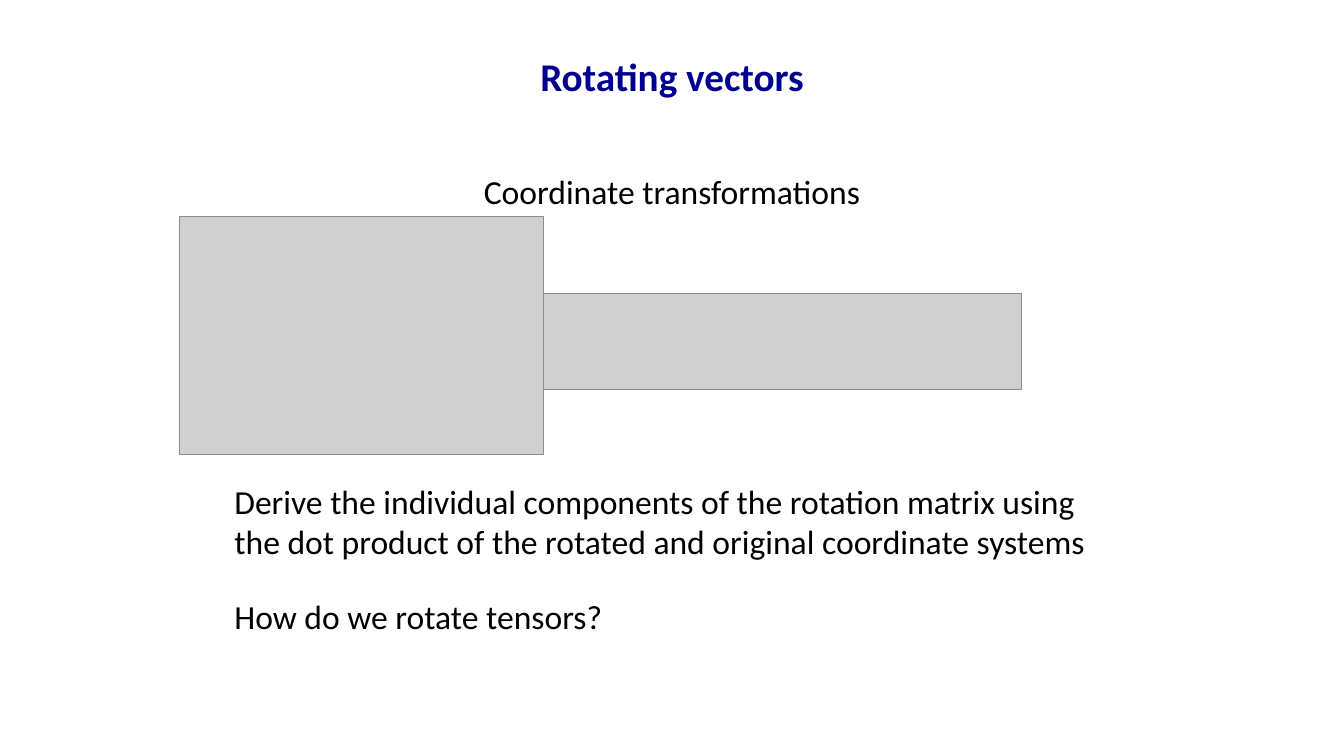
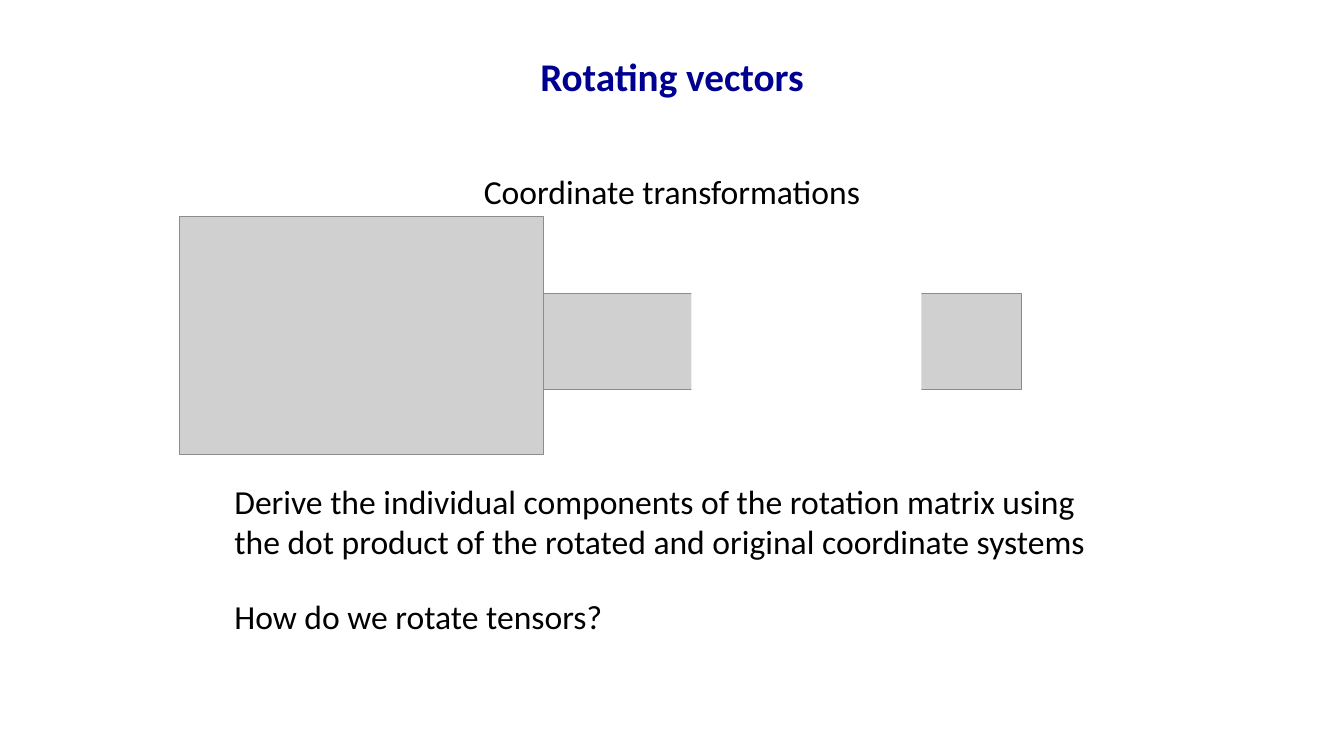
Before and after one commit to mallickrishg/solidmech_course, a slide deck: slide 10 of week1/week1_vectorcalculus.pptx (slide 9 before the commit). Drawn at 1344x756 pixels with LibreOffice and Linux fonts; fonts in the diff are those of the drawing; grey boxes stand for pictures. Boxes give left, top, right and bottom in pixels: in the first picture for what was removed or moved away, otherwise in the second. Text is boxed around its words. In the diff, an @@ line names an element or a change of style, - is before the commit and + after.

```diff
--- a/week1/week1_vectorcalculus.pptx
+++ b/week1/week1_vectorcalculus.pptx
@@ rectangle added at (x1=692, y1=283, x2=922, y2=391), fill #FFFFFF @@
```
Also in this commit, not shown: 1 other slide changed, 4 slides added, 3 other files.
